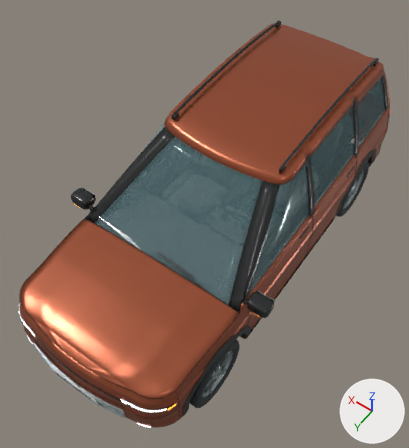
Before and after pictures for a commit that changed the Blender file ArtSource/Vehicles/DS_Crossover_A.blend.
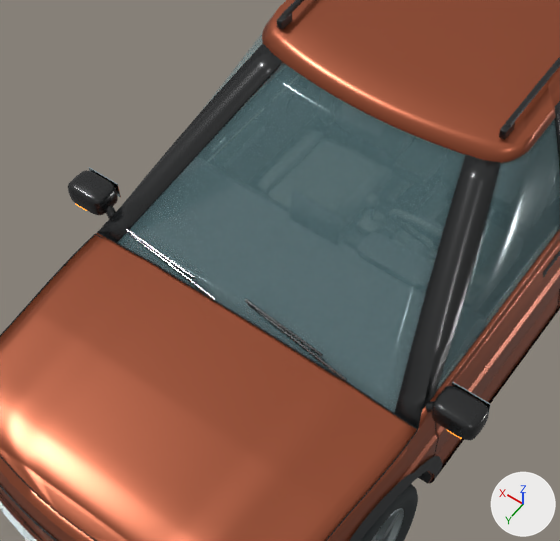
There are two pictures of each version: one whole from a camera (50 mm lens) standing at (-1.97, 3.07, 5.12) and looking at (0.04, 0.26, 0.71), one close up on the part from 9% to 75% of the width and 24% to 82% of the height. Arrows for +X, +Y and +Z are at lower right; the lights stay in place. The older version's two pictures come first.

Names of what the first close-up shows: 'ArchCladding_F_L', 'Bumper_Front', 'Door_Front_L', 'Fender_Front_L', 'Glass_Front_L', 'Glass_Windshield', 'Greenhouse_Trim', 'Hood', 'MirrorHousing_L', 'MirrorHousing_R', 'Roof', 'Wheel_FL_Tyre' and 16 more.
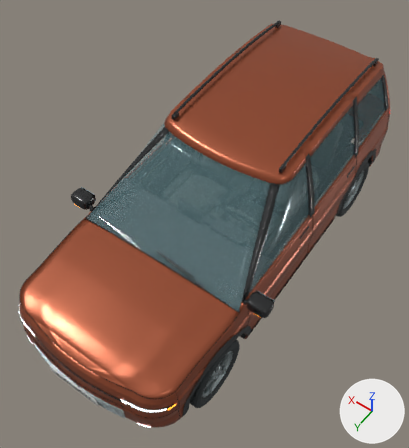
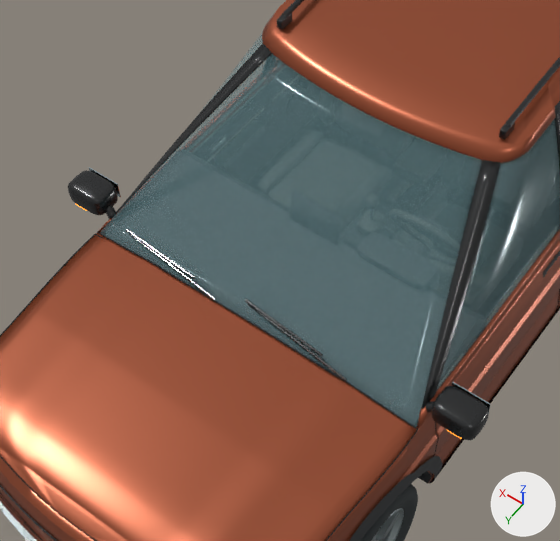
Boxes (x1, y1, x2, y2) around the edits, measured in the close-ups (560 x 541 px):
'Greenhouse_Trim', reshaped
    before: (98, 44, 560, 428)
    after: (110, 44, 560, 409)
part 1 of me_glass_windshield, added
    after: (394, 155, 482, 427)
part 2 of me_glass_windshield, added
    after: (100, 53, 283, 243)
part 3 of me_greenhouse_trim, deleted (black)
    before: (395, 155, 482, 428)
part 4 of me_greenhouse_trim, deleted
    before: (98, 52, 283, 243)

What changed in the scene script:
```text
Change me_greenhouse_trim:
    used by ob_greenhouse_trim; parent = ob_ds_crossover_a; location = (0.0, 0.0, 0.0)
    verts and faces of me_greenhouse_trim; kept vertices keep their numbers, new ones are numbered from 338
    remove me_greenhouse_trim.from_pydata(...)  # 338 vertices, 197 faces; spans x -0.86..0.86, y -2.12..1.03, z 0.98..1.64
    add me_greenhouse_trim.from_pydata(...)  # 308 vertices, 171 faces; spans x -0.86..0.86, y -2.12..0.96, z 1.01..1.64
    me_greenhouse_trim part 3
    add delete_vertices([0, 1, 17, 39, 75, 111, 133, 155, 177, 199, 221, 243, 265, 287, 309])  # with the faces that use them
    me_greenhouse_trim part 4
    add delete_vertices([2, 3, 18, 40, 76, 112, 134, 156, 178, 200, 222, 244, 266, 288, 310])  # with the faces that use them
Change me_glass_windshield:
    used by ob_glass_windshield; parent = ob_ds_crossover_a; location = (0.0, 0.0, 0.0)
    verts and faces of me_glass_windshield; kept vertices keep their numbers, new ones are numbered from 196
    remove me_glass_windshield.from_pydata(...)  # 196 vertices, 169 faces; spans x -0.744..0.744, y 0.127..1.022, z 0.991..1.546
    add me_glass_windshield.from_pydata(...)  # 224 vertices, 195 faces; spans x -0.859..0.859, y 0.109..1.022, z 0.984..1.547
    me_glass_windshield part 1
    add verts[196] = (-0.859, 1.022, 0.984)
    add verts[198] = (-0.834, 0.956, 1.027)
    add verts[200] = (-0.81, 0.89, 1.071)
    add verts[202] = (-0.785, 0.823, 1.114)
    add verts[204] = (-0.761, 0.756, 1.157)
    add verts[206] = (-0.736, 0.688, 1.201)
    add verts[208] = (-0.711, 0.619, 1.244)
    add verts[210] = (-0.687, 0.549, 1.287)
    add verts[212] = (-0.662, 0.478, 1.331)
    add verts[214] = (-0.638, 0.407, 1.374)
    add verts[216] = (-0.613, 0.334, 1.417)
    add verts[218] = (-0.589, 0.261, 1.46)
    add verts[220] = (-0.564, 0.187, 1.504)
    add verts[222] = (-0.54, 0.113, 1.547)
    add faces += [(0, 196, 198, 14), (14, 198, 200, 28), (28, 200, 202, 42), (42, 202, 204, 56), (56, 204, 206, 70), (70, 206, 208, 84)]
    add faces += [(84, 208, 210, 98), (98, 210, 212, 112), (112, 212, 214, 126), (126, 214, 216, 140), (140, 216, 218, 154), (154, 218, 220, 168)]
    add faces += [(168, 220, 222, 182)]
    me_glass_windshield part 2
    add verts[197] = (0.859, 1.022, 0.984)
    add verts[199] = (0.837, 0.951, 1.027)
    add verts[201] = (0.815, 0.881, 1.071)
    add verts[203] = (0.793, 0.811, 1.114)
    add verts[205] = (0.77, 0.74, 1.157)
    add verts[207] = (0.747, 0.67, 1.201)
    add verts[209] = (0.723, 0.6, 1.244)
    add verts[211] = (0.699, 0.529, 1.287)
    add verts[213] = (0.674, 0.459, 1.331)
    add verts[215] = (0.648, 0.389, 1.374)
    add verts[217] = (0.623, 0.319, 1.417)
    add verts[219] = (0.596, 0.249, 1.46)
    add verts[221] = (0.57, 0.179, 1.504)
    add verts[223] = (0.543, 0.109, 1.547)
    add faces += [(13, 27, 199, 197), (27, 41, 201, 199), (41, 55, 203, 201), (55, 69, 205, 203), (69, 83, 207, 205), (83, 97, 209, 207)]
    add faces += [(97, 111, 211, 209), (111, 125, 213, 211), (125, 139, 215, 213), (139, 153, 217, 215), (153, 167, 219, 217), (167, 181, 221, 219)]
    add faces += [(181, 195, 223, 221)]
```
